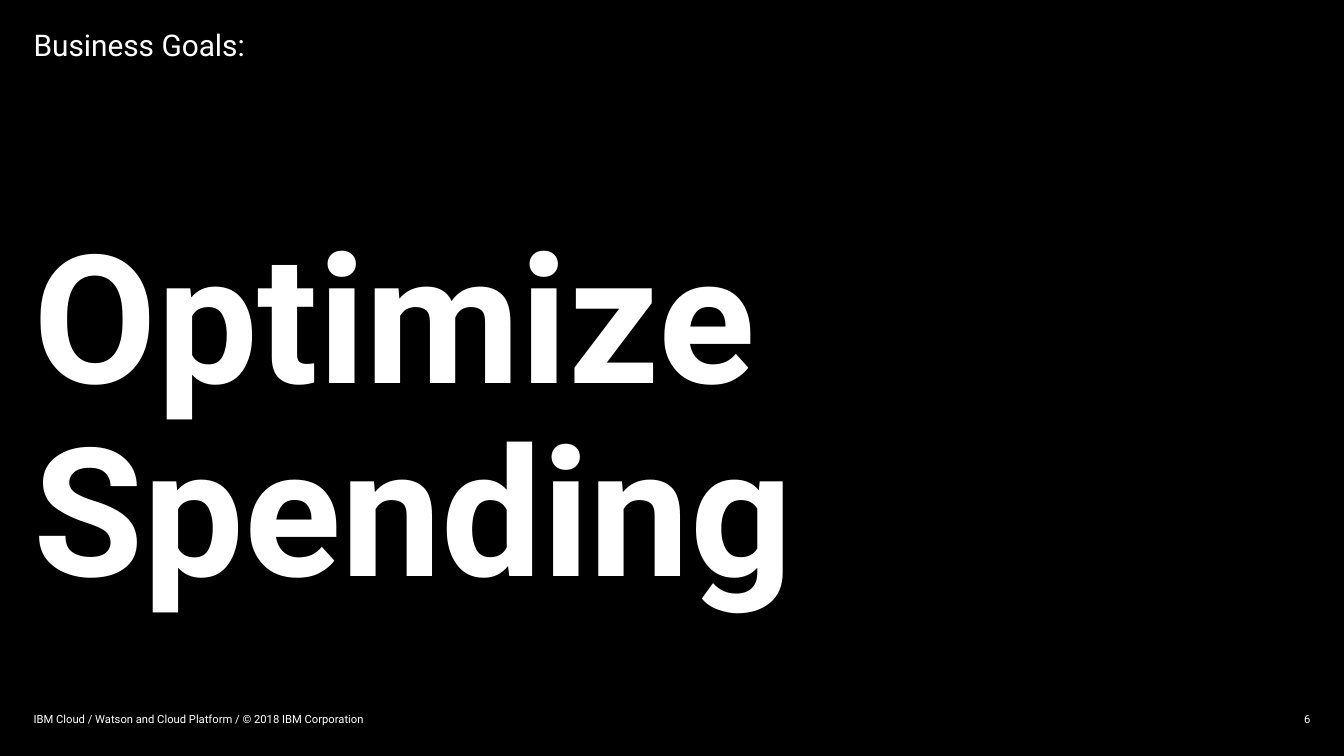
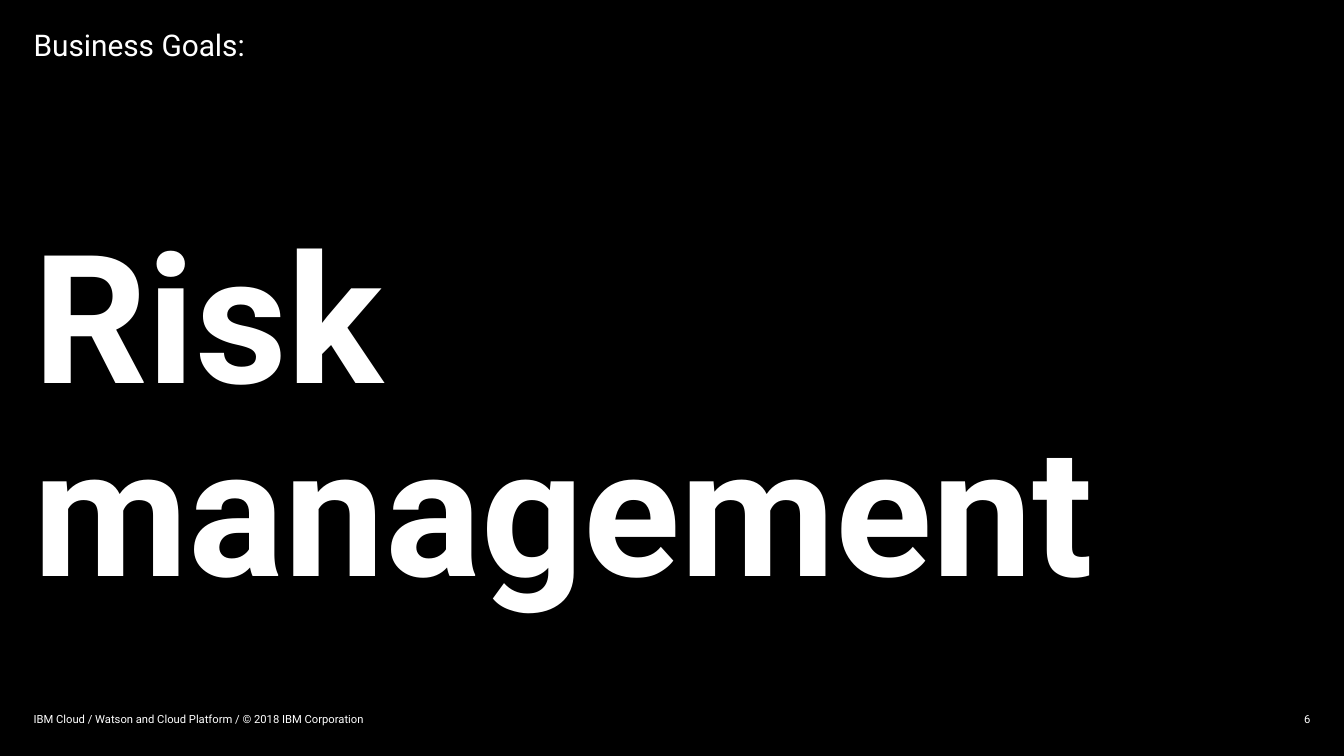
Before and after one commit to HebaNAS/IBM-Watson-Studio-Enablement, a slide deck: slide 6 of Presentation.pptx. Drawn at 1344x756 pixels with LibreOffice and Linux fonts; fonts in the diff are those of the drawing. Boxes give left, top, right and bottom in pixels: in the first picture for what was removed or moved away, otherwise in the second. Text is boxed around its words. In the diff, an @@ line names an element or a change of style, - is before the commit and + after.

Commit message:
Adding Presentation Slides

```diff
--- a/Presentation.pptx
+++ b/Presentation.pptx
@@ text at bbox=[34, 248, 1093, 614]: text changed @@
-Optimize Spending
+Risk management
```
Also in this commit, not shown: 1 slide removed, 1 other file.
